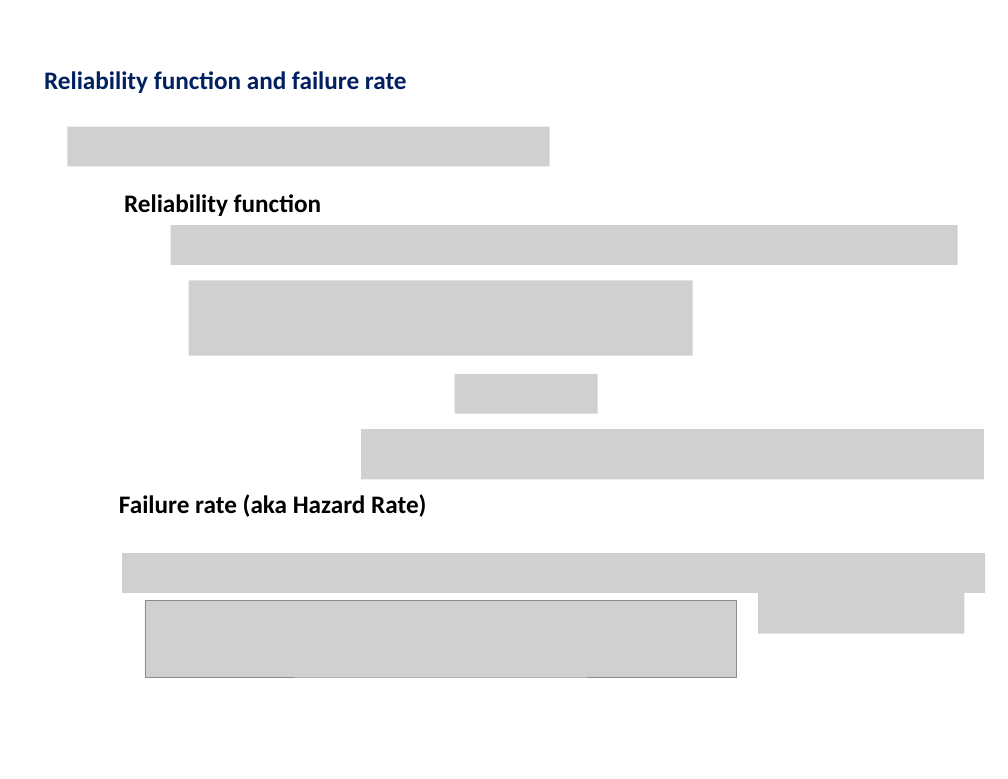
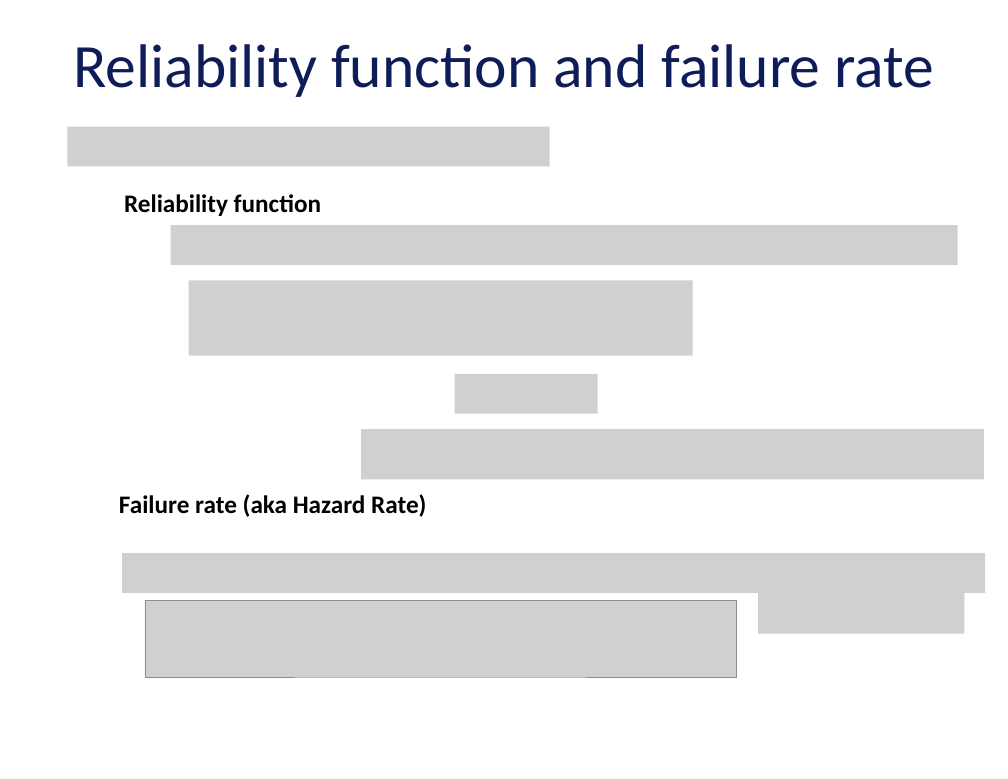
Before and after one commit to vu-resilient-distributed-systems/lectures-fall-2019, a slide deck: slide 37 of Module-3-reliability/02_02-reliabilityConcepts-2.pptx (slide 34 before the commit). Drawn at 1008x779 pixels with LibreOffice and Linux fonts; fonts in the diff are those of the drawing; grey boxes stand for pictures; background and template pictures are left out. Boxes give left, top, right and bottom in pixels: in the first picture for what was removed or moved away, otherwise in the second. Text is boxed around its words. In the diff, an @@ line names an element or a change of style, - is before the commit and + after.

```diff
--- a/Module-3-reliability/02_02-reliabilityConcepts-2.pptx
+++ b/Module-3-reliability/02_02-reliabilityConcepts-2.pptx
@@ title "Reliability function and failure rate" moved from (x1=44, y1=71, x2=407, y2=93) to (x1=74, y1=44, x2=934, y2=97) @@
@@ title "Reliability function and failure rate" at (x1=74, y1=44, x2=934, y2=97): size 19.8 to 48.4 pt, text colour #002060 to #0E1C58, bold off; alignment left to centre; vertical alignment top to middle @@
```
Also in this commit, not shown: 7 other slides changed, 4 slides added, 1 slide removed.
